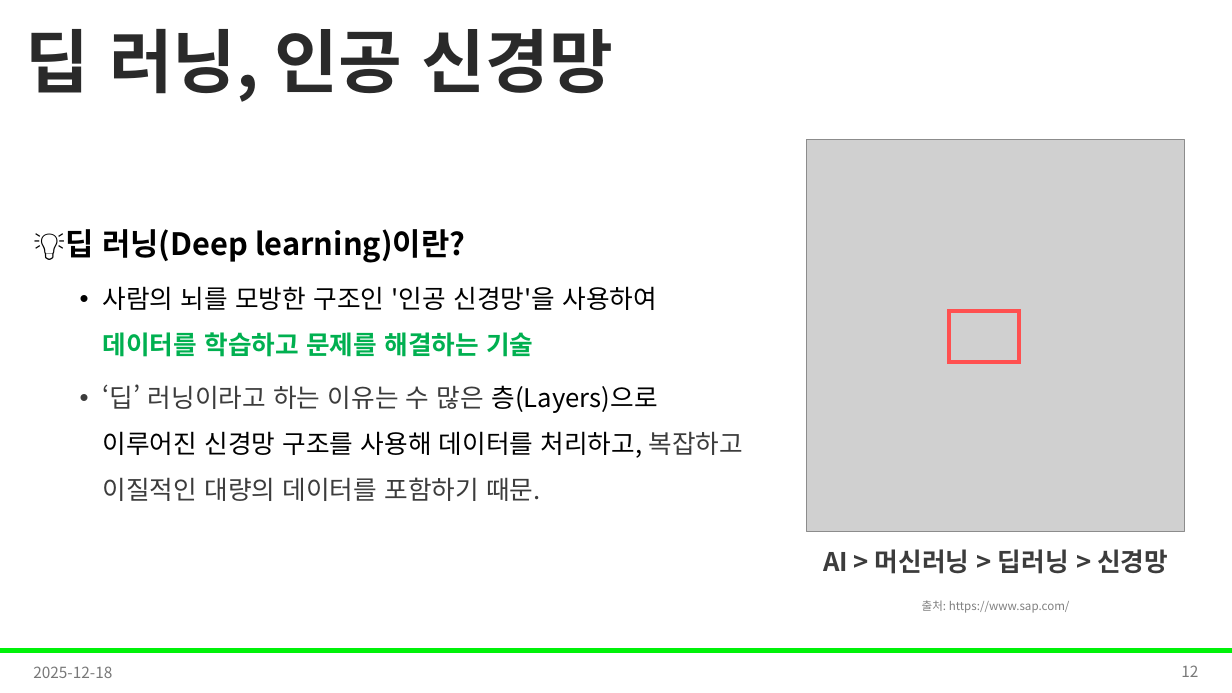
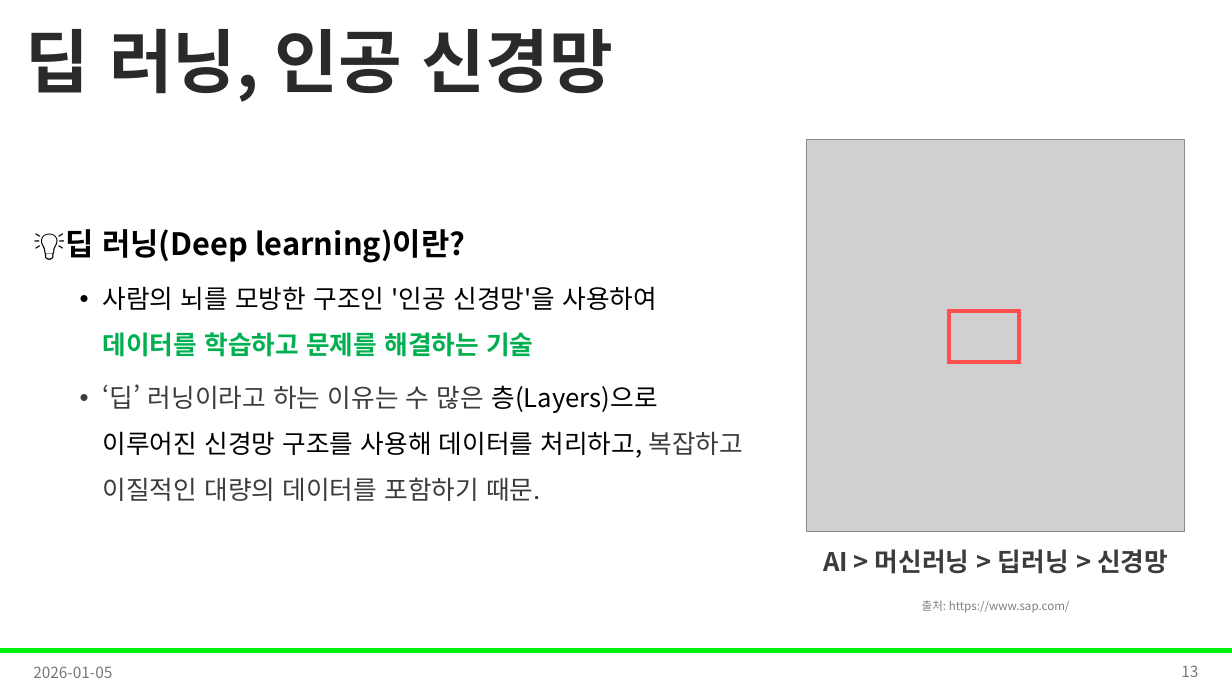
Before and after one commit to Leader-Lesson/KDT_RE_5th, a slide deck: slide 13 of material/5_AI/01_AI기초.pptx (slide 12 before the commit). Drawn at 1232x693 pixels with LibreOffice and Linux fonts; fonts in the diff are those of the drawing; grey boxes stand for pictures; background and template pictures are left out. Boxes give left, top, right and bottom in pixels: in the first picture for what was removed or moved away, otherwise in the second. Text is boxed around its words. In the diff, an @@ line names an element or a change of style, - is before the commit and + after.

```diff
--- a/material/5_AI/01_AI기초.pptx
+++ b/material/5_AI/01_AI기초.pptx
@@ text at <box>33,666,112,678</box>: text changed @@
-2025-12-18
+2026-01-05
@@ page number at <box>1181,665,1198,677</box>: text changed @@
-12
+13
```
Also in this commit, not shown: 13 other slides changed, 1 slide added, 1 slide removed.
